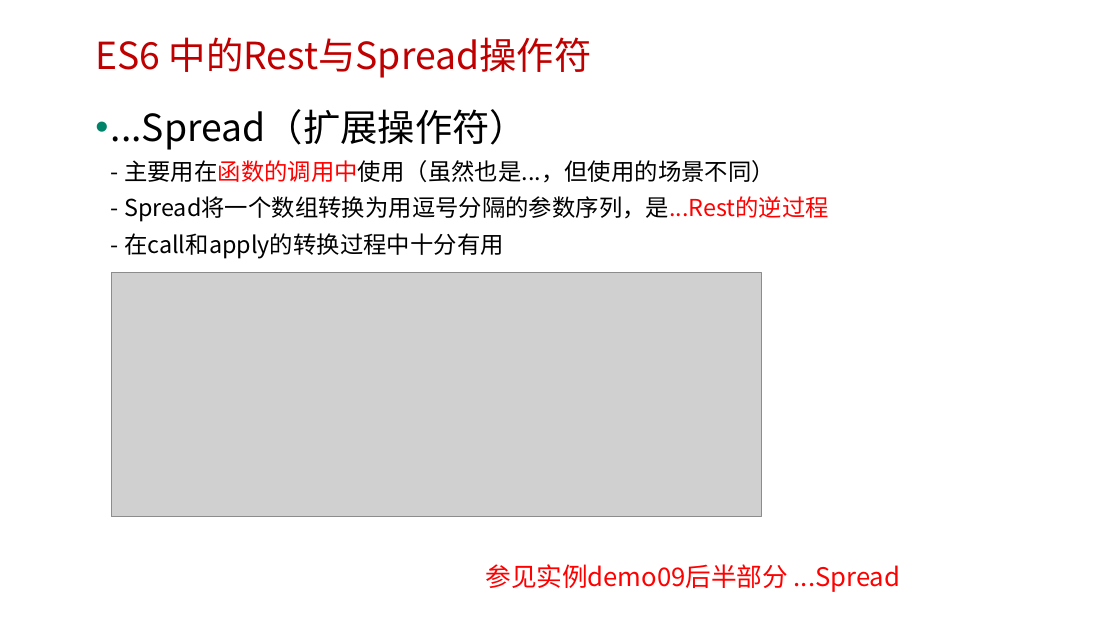
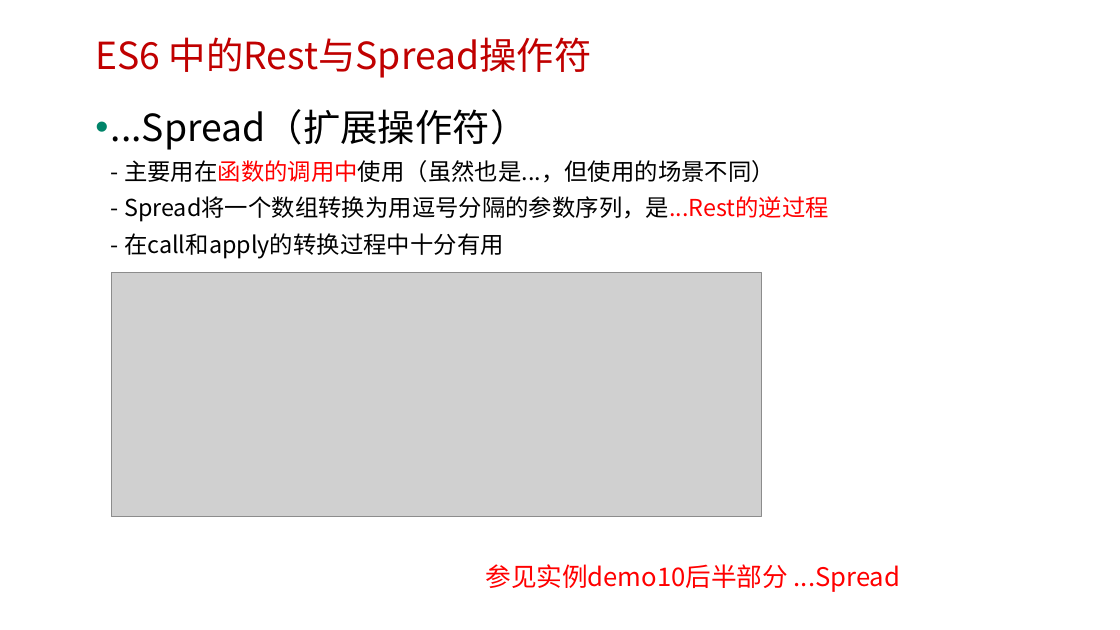
Before and after one commit to edu2act/course-javascript-advanced, a slide deck: slide 23 of 课程PPT/14.ECMAScript 6 二.pptx (slide 22 before the commit). Drawn at 1120x630 pixels with LibreOffice and Linux fonts; fonts in the diff are those of the drawing; grey boxes stand for pictures; background and template pictures are left out. Boxes give left, top, right and bottom in pixels: in the first picture for what was removed or moved away, otherwise in the second. Text is boxed around its words. In the diff, an @@ line names an element or a change of style, - is before the commit and + after.

```diff
--- a/课程PPT/14.ECMAScript 6 二.pptx
+++ b/课程PPT/14.ECMAScript 6 二.pptx
@@ text at bbox=[485, 564, 900, 592]: text changed @@
-参见实例demo09后半部分 ...Spread
+参见实例demo10后半部分 ...Spread
```
Also in this commit, not shown: 13 other slides changed, 1 slide added, 8 other files.
